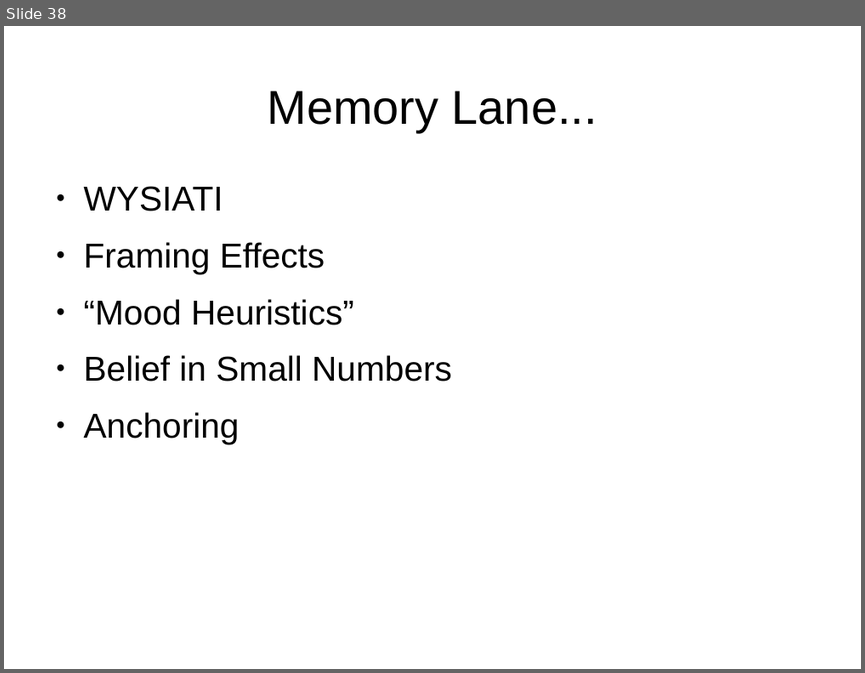
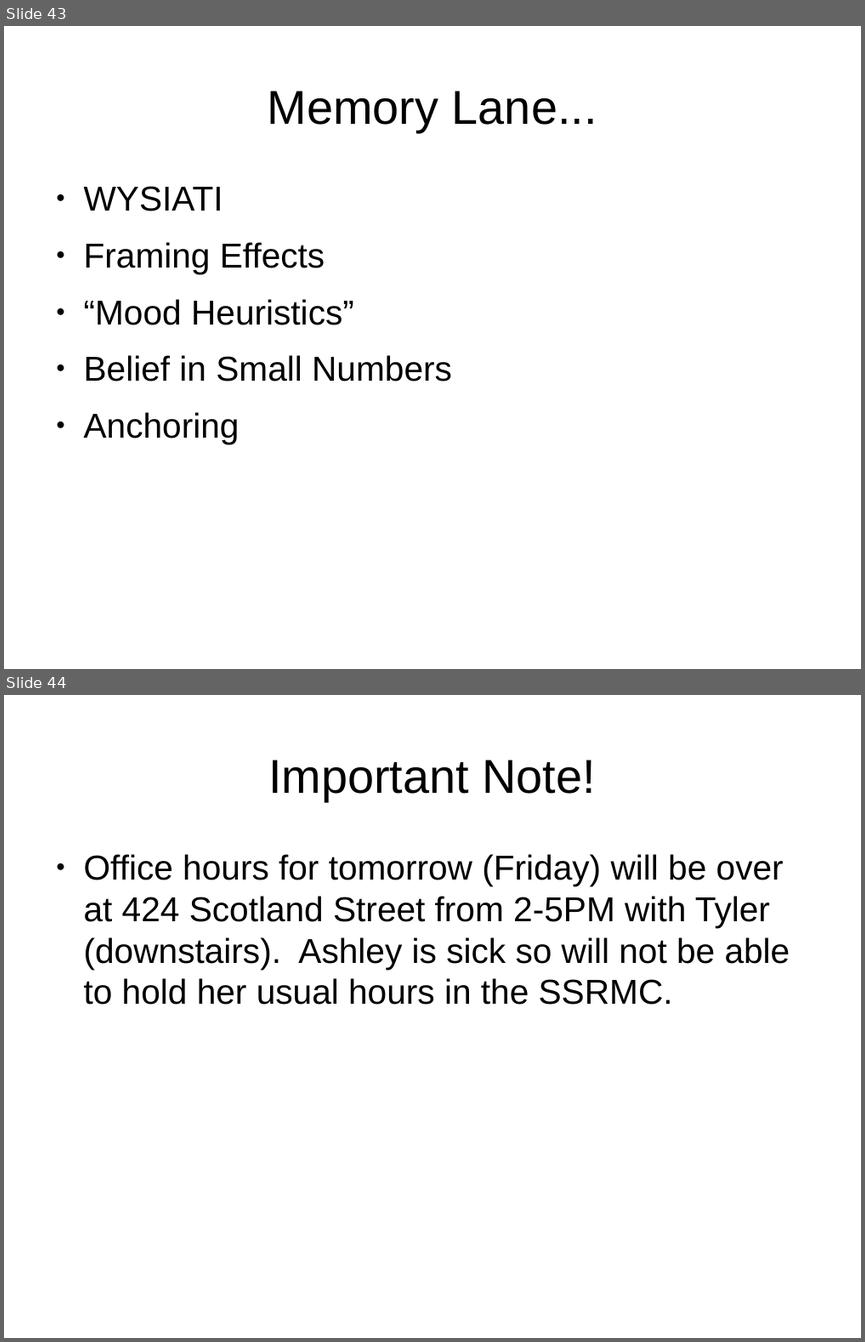
Before and after one commit to DanRunfola/COLL_100, a slide deck: lectures/StoryTelling_as_knowledge.odp. Shown one above the other, each under a label of ours: slide 38 before the commit, slides 43 and 44 after it. The pictures are 865x673 and 865x1342 pixels, drawn with LibreOffice and Linux fonts; fonts in the diff are those of the drawing. Boxes give left, top, right and bottom in pixels: in the first picture for what was removed or moved away, otherwise in the second. Text is boxed around its words. In the diff, an @@ line names an element or a change of style, - is before the commit and + after.

```diff
--- a/lectures/StoryTelling_as_knowledge.odp
+++ b/lectures/StoryTelling_as_knowledge.odp
@@ slide 44 added at [4,695,861,1338], background #FFFFFF @@
@@ title added at [268,760,595,801], 44 pt, text #000000 @@
+Important Note!
@@ text added at [84,854,790,1004], 32 pt, text #000000 @@
+● Office hours for tomorrow (Friday) will be over at 424 Scotland Street from 2-5PM with Tyler (downstairs). Ashley is sick so will not be able to hold her usual hours in the SSRMC.
@@ what was slide 38 is now slide 43 @@
```
Also in this commit, not shown: 4 slides changed, 5 other slides added, 3 other files.
